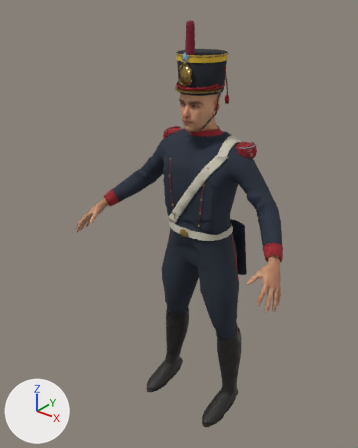
Two versions of the glTF model web/public/models/characters/granadero-lod1.glb, one commit apart.
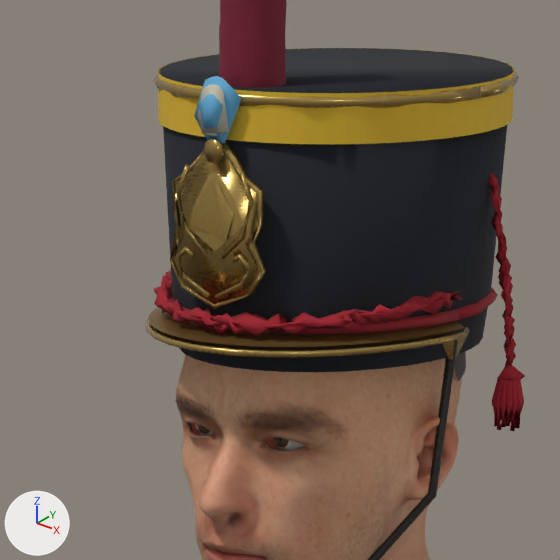
Each version appears first whole from a 50 mm camera at (1.277, -1.803, 2.108) aimed at (-0.073, -0.115, 1.061), and next in a close-up on the part from 43% to 66% of the width and 9% to 27% of the height. The lights are fixed; the arrows at lower left show +X, +Y and +Z. The first two pictures are the older version. Vertices at exactly the same position are counted once.

Before the edit, the objects in view are built like this:
```python
me_exposed_human_skin = bpy.data.meshes.new('Exposed_Human_Skin')
me_exposed_human_skin.from_pydata(...)  # 16376 vertices, 30027 faces; spans x -0.572..0.572, y -0.38..0.055, z 0.95..1.76
# faces by material slot: [19469, 10558]
me_exposed_human_skin.materials.append(mat_skin)
me_exposed_human_skin.materials.append(mat_apparel_atlas)
me_shaped_shako = bpy.data.meshes.new('Shaped_Shako')
me_shaped_shako.from_pydata(...)  # 2129 vertices, 3788 faces; spans x -0.105..0.12, y -0.186..0.063, z 1.536..1.976
me_shaped_shako.materials.append(mat_apparel_atlas)
ob_human_headwear_lod1 = bpy.data.objects.new('Human_headwear_LOD1', me_shaped_shako)
ob_human_headwear_lod1.location = (0.0, 0.0, 0.0)
ob_human_skin_lod1 = bpy.data.objects.new('Human_skin_LOD1', me_exposed_human_skin)
ob_human_skin_lod1.location = (0.0, 0.0, 0.0)
```
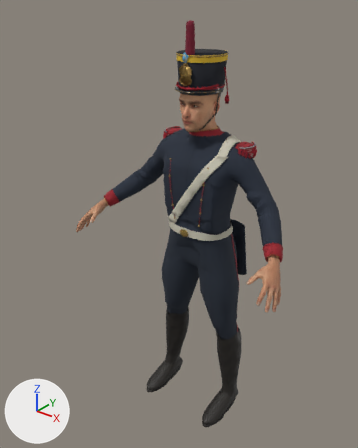
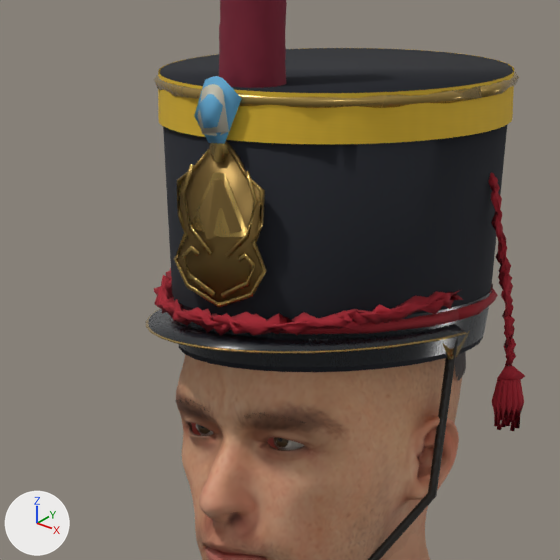
Location of each change, [x1, y1, x2, y2] in pixels of the close-ups (560 x 560 px; the box of a moved part takes in the faces that stretch with it):
part 1 of me_shaped_shako, moved or reshaped: before [174, 141, 266, 304]; after [177, 140, 267, 303]
part 2 of me_shaped_shako, moved or reshaped: before [176, 165, 208, 257]; after [181, 164, 212, 255]
part 3 of me_shaped_shako, moved or reshaped: before [176, 246, 211, 298]; after [182, 245, 215, 297]
part 4 of me_shaped_shako, moved or reshaped: before [220, 172, 254, 259]; after [225, 171, 258, 258]
part 5 of me_shaped_shako, moved or reshaped: before [215, 254, 251, 300]; after [221, 253, 256, 298]
part 6 of me_shaped_shako, rebuilt: before [170, 147, 262, 309]; after [174, 146, 266, 308]
part 7 of me_shaped_shako, added: after [171, 284, 493, 368]
part 8 of me_shaped_shako, added: after [209, 142, 229, 162]
part 9 of me_shaped_shako, added (brown): after [191, 172, 250, 237]
part 10 of me_shaped_shako, added (brown): after [199, 179, 242, 239]
part 11 of me_shaped_shako, deleted: before [204, 139, 223, 163]
part 12 of me_shaped_shako, deleted (brown): before [189, 180, 233, 240]
part 13 of me_shaped_shako, deleted (brown): before [187, 173, 245, 251]
part 14 of me_shaped_shako, moved or reshaped: before [145, 307, 468, 357]; after [145, 309, 467, 354]
part 15 of me_shaped_shako, surface changed: [170, 137, 492, 362] in both

The edits, one by one:
me_shaped_shako is used by ob_human_headwear_lod1; location (0.0, 0.0, 0.0).
me_shaped_shako had 2129 vertices, 3788 faces and spanned x -0.105..0.12, y -0.186..0.063, z 1.536..1.976.
me_shaped_shako now has 2226 vertices, 3986 faces and spans x -0.105..0.12, y -0.186..0.063, z 1.536..1.976.
me_shaped_shako part 1: the loose piece of 32 vertices spanning x -0.033..0.033, y -0.167..-0.163, z 1.729..1.825 is scaled about its middle by (1, 0.45, 1), then moved by (0.0, 0.002, 0.0).
me_shaped_shako part 2: the loose piece of 24 vertices spanning x -0.028..-0.005, y -0.172..-0.169, z 1.757..1.808 is scaled about its middle by (1, 0.45, 1), then moved by (0.0, 0.004, 0.0).
me_shaped_shako part 3: the loose piece of 35 vertices spanning x -0.028..-0.002, y -0.173..-0.169, z 1.734..1.762 is moved by (0.0, 0.005, 0.0).
me_shaped_shako part 4: the loose piece of 24 vertices spanning x 0.005..0.028, y -0.172..-0.169, z 1.757..1.808 is scaled about its middle by (1, 0.45, 1), then moved by (0.0, 0.004, 0.0).
me_shaped_shako part 5: the loose piece of 35 vertices spanning x 0.002..0.028, y -0.173..-0.169, z 1.734..1.762 is moved by (0.0, 0.005, 0.0).
me_shaped_shako part 6: the loose piece of 38 vertices spanning x -0.034..0.034, y -0.17..-0.168, z 1.728..1.825 is rebuilt with 38 vertices and now spans x -0.034..0.034, y -0.166..-0.165, z 1.728..1.825.
me_shaped_shako part 7: a new loose piece of 128 vertices spanning x -0.093..0.093, y -0.161..0.057, z 1.695..1.723, in mat_apparel_atlas.
me_shaped_shako part 8: a new loose piece of 29 vertices spanning x -0.007..0.007, y -0.167..-0.165, z 1.81..1.824, in mat_apparel_atlas.
me_shaped_shako part 9: a new loose piece of 28 vertices spanning x -0.023..0.023, y -0.167..-0.165, z 1.769..1.805, in mat_apparel_atlas.
me_shaped_shako part 10: a new loose piece of 28 vertices spanning x -0.015..0.018, y -0.167..-0.166, z 1.766..1.801, in mat_apparel_atlas.
me_shaped_shako part 11: the loose piece of 29 vertices spanning x -0.007..0.007, y -0.173..-0.169, z 1.81..1.824 is deleted.
me_shaped_shako part 12: the loose piece of 28 vertices spanning x -0.017..0.014, y -0.173..-0.17, z 1.768..1.801 is deleted.
me_shaped_shako part 13: the loose piece of 28 vertices spanning x -0.022..0.021, y -0.173..-0.169, z 1.761..1.805 is deleted.
me_shaped_shako part 14: 5 vertices moved from x -0.099..0.023, y -0.18..-0.052, z 1.705..1.709 to x -0.099..0.023, y -0.18..-0.052, z 1.707..1.714; 227 vertices removed from x -0.101..0.101, y -0.186..-0.052, z 1.705..1.718; 196 vertices added at x -0.101..0.101, y -0.186..-0.052, z 1.707..1.716.
me_shaped_shako part 15: 277 kept faces spanning x -0.102..0.102, y -0.163..0.059, z 1.69..1.851 get new texture (UV) coordinates.
